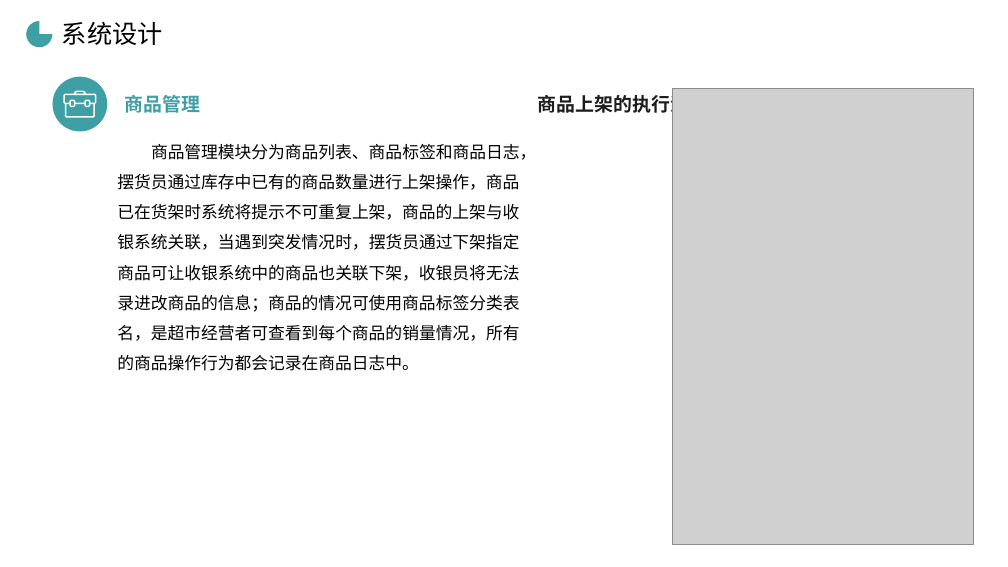
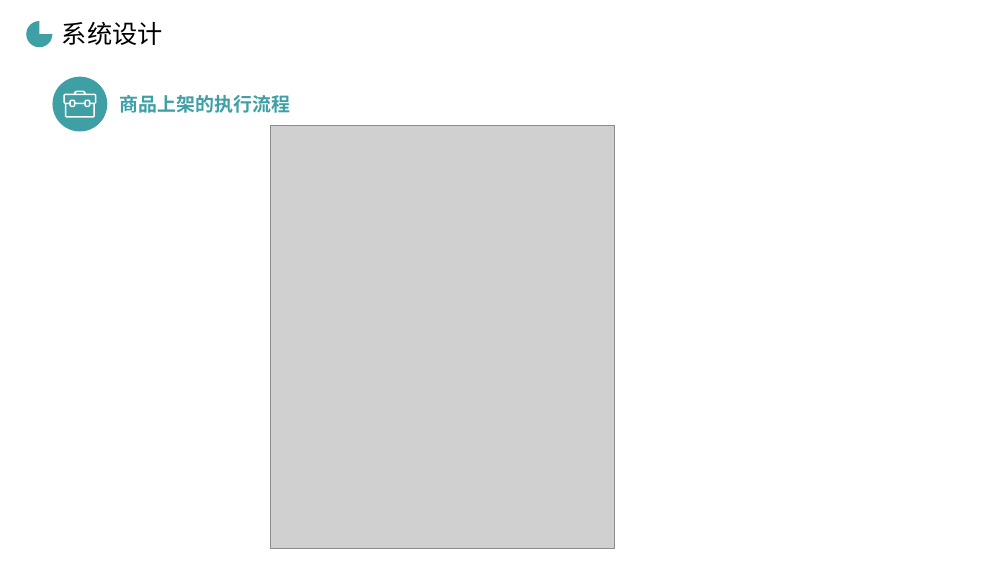
Before and after one commit to cckmit/typora-note, a slide deck: slide 9 of 毕业答辩.pptx (slide 11 before the commit). Drawn at 1008x567 pixels with LibreOffice and Linux fonts; fonts in the diff are those of the drawing; grey boxes stand for pictures; background and template pictures are left out. Boxes give left, top, right and bottom in pixels: in the first picture for what was removed or moved away, otherwise in the second. Text is boxed around its words. In the diff, an @@ line names an element or a change of style, - is before the commit and + after.

```diff
--- a/毕业答辩.pptx
+++ b/毕业答辩.pptx
@@ picture removed at [672,88,973,544] @@
@@ text at [120,95,290,113]: text changed @@
-商品管理
+商品上架的执行流程
@@ text removed at [538,92,708,117] @@
-商品上架的执行流程
@@ text removed at [117,144,536,371] @@
-商品管理模块分为商品列表、商品标签和商品日志，摆货员通过库存中已有的商品数量进行上架操作，商品已在货架时系统将提示不可重复上架，商品的上架与收银系统关联，当遇到突发情况时，摆货员通过下架指定商品可让收银系统中的商品也关联下架，收银员将无法录进改商品的信息；商品的情况可使用商品标签分类表名，是超市经营者可查看到每个商品的销量情况，所有的商品操作行为都会记录在商品日志中。
@@ picture added at [270,126,615,549] @@
```
Also in this commit, not shown: 7 other slides changed, 5 slides added, 7 slides removed.
